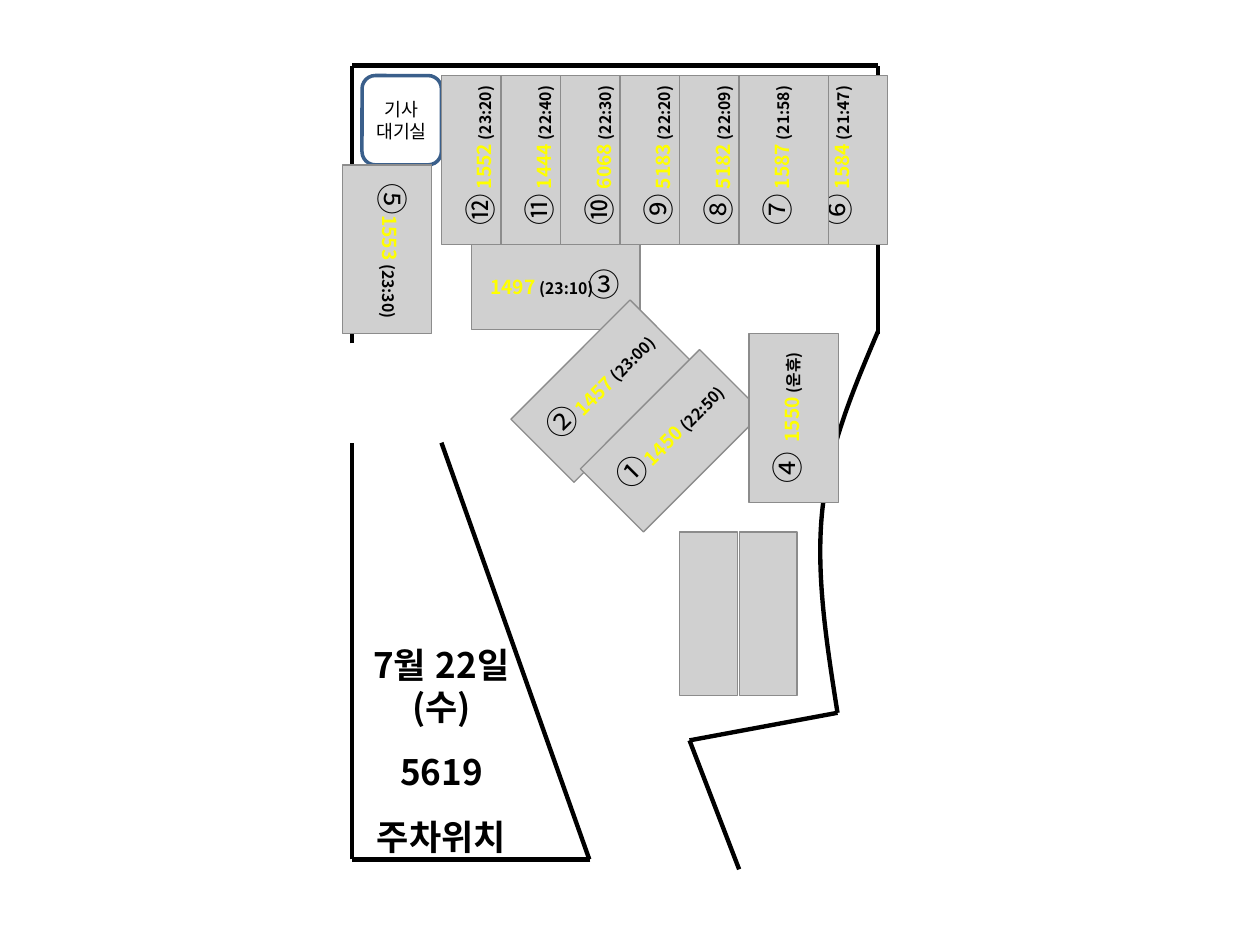
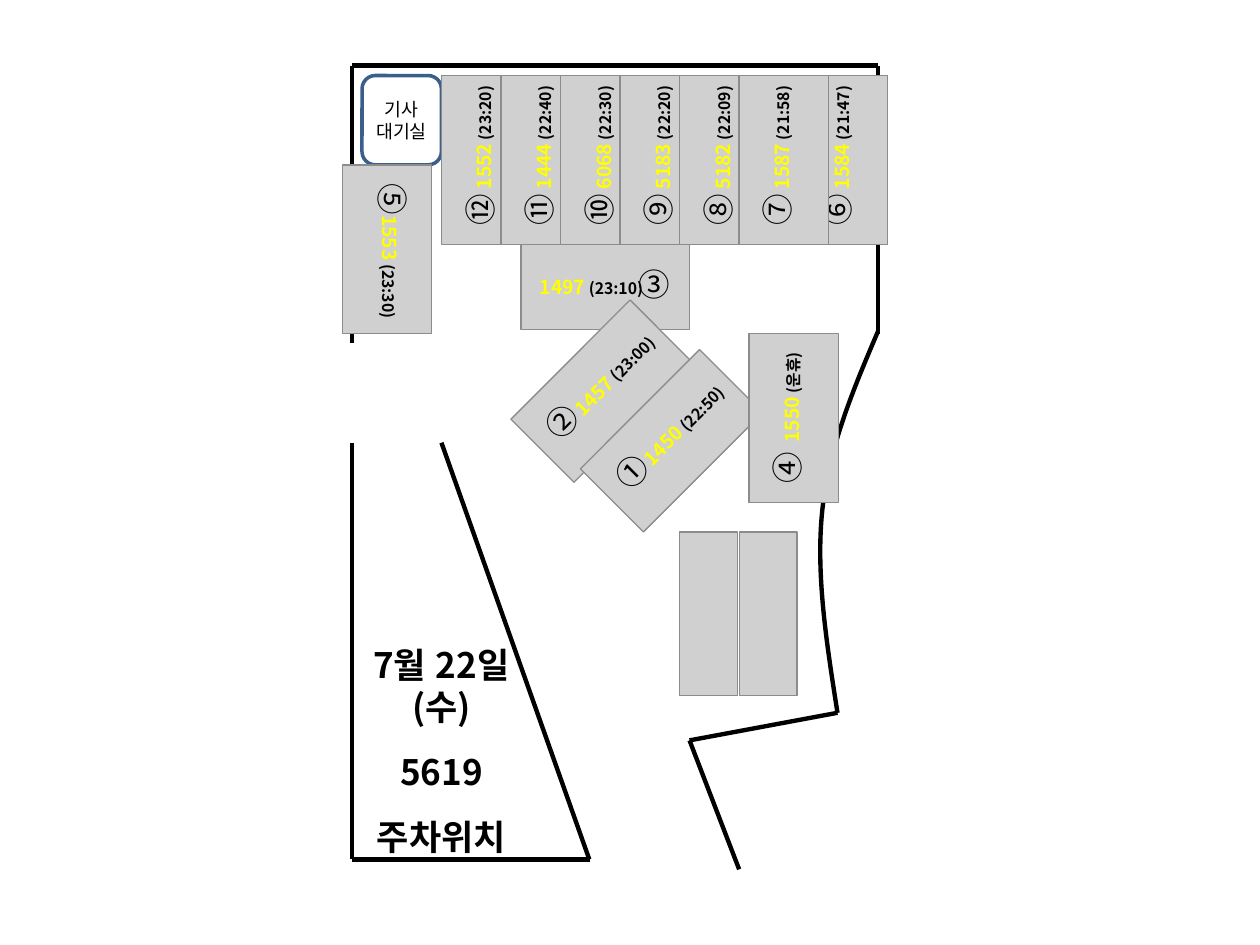
Before and after one commit to woenho-daum/newsetc2, a slide deck: slide 1 of 배차작업/야간주차/5619야간주차.pptm (slide 3 before the commit). Drawn at 1260x945 pixels with LibreOffice and Linux fonts; fonts in the diff are those of the drawing; grey boxes stand for pictures. Boxes give left, top, right and bottom in pixels: in the first picture for what was removed or moved away, otherwise in the second. Text is boxed around its words. In the diff, an @@ line names an element or a change of style, - is before the commit and + after.

Commit message:
fixed

```diff
--- a/배차작업/야간주차/5619야간주차.pptm
+++ b/배차작업/야간주차/5619야간주차.pptm
@@ 2 texts, 1 picture: place and size @@
-2 texts, 1 picture at [472, 240, 641, 329]
+2 texts, 1 picture at [521, 240, 690, 329]
```
Also in this commit, not shown: 1 slide added.
